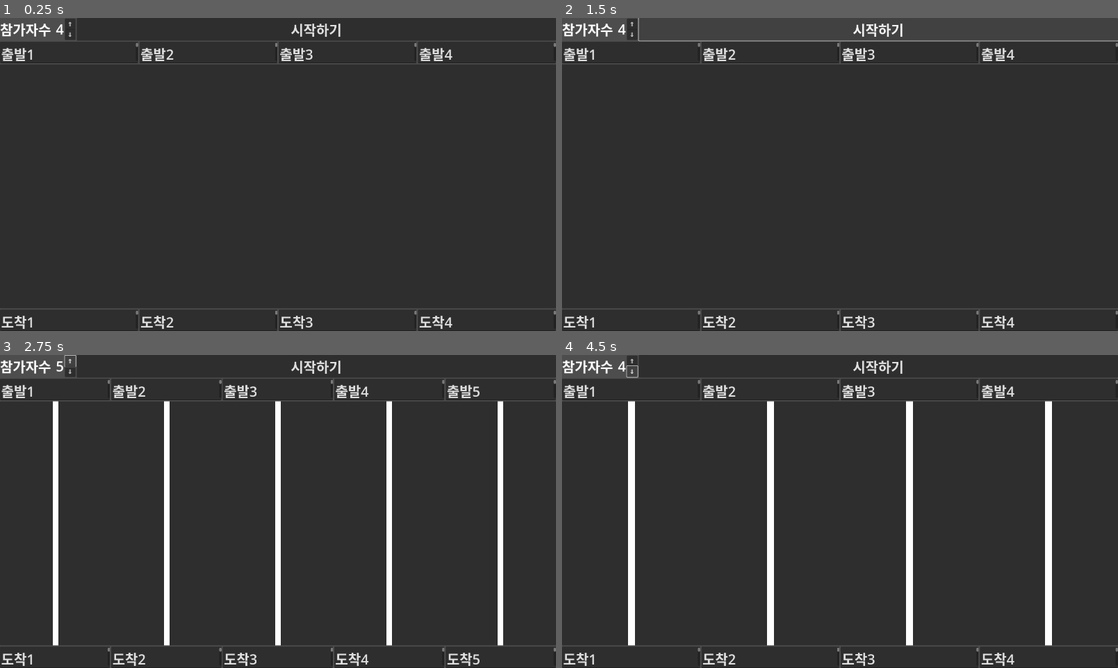
Above: before the commit, frames 1-4 (two rows, left to right).
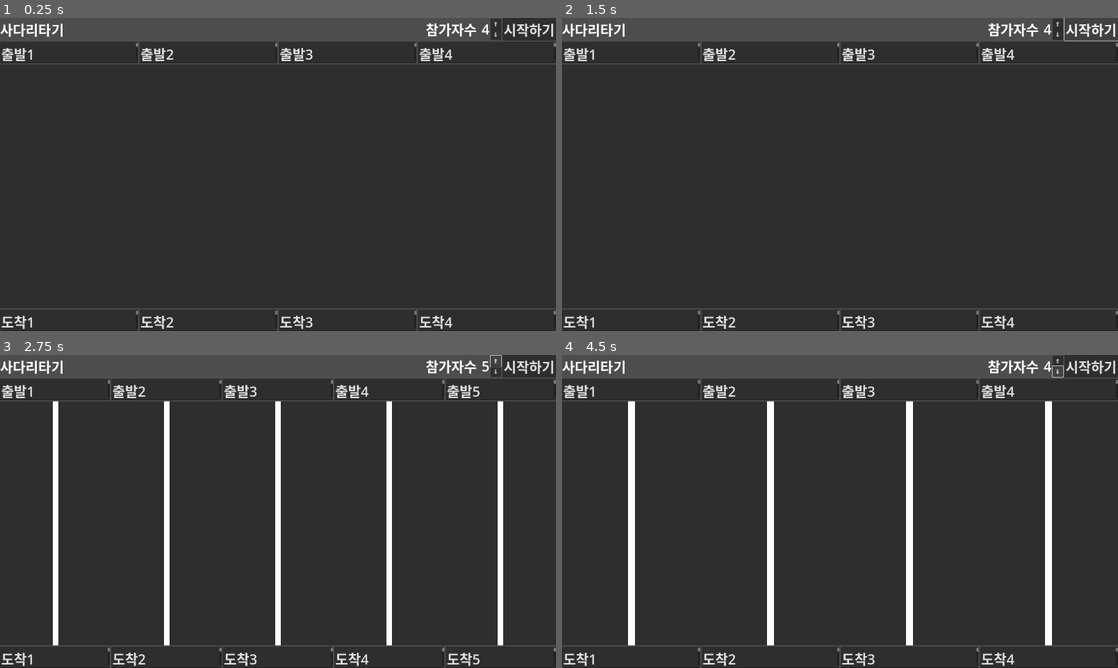
Above: after the commit, the same moments.

Repository: kasworld/gd4laddergame
Game: Godot game, scene res://사다리타기.tscn
Same seed, same stepped clock (60 frames per second), same inputs: the game is played once before the commit and once after it.
Inputs:
- Up to frame 1 (0.25 s): no input
- Up to frame 2 (1.5 s): click "시작하기" at 0.5 s; click "시작하기" at 1.25 s
- Up to frame 3 (2.75 s): click "⇑" at 2 s
- Up to frame 4 (4.5 s): click "⇓" at 2.75 s; click "⇑" at 3.5 s; click "⇓" at 4.25 s

The runs differ from the first frame. In frame 1, 5.8% of the frame differs, in the area x 0-100%, y 0-8%; in frame 2, 1.3%; in frame 3, 5.7%; in frame 4, 5.8%.

Commit message:
동적 글자크기

Diff:
--- a/사다리타기.gd
+++ b/사다리타기.gd
@@ -3,7 +3,8 @@
 @onready var 참가자수 = $"HBoxContainer/참가자수"
 
 func _ready() -> void:
-	참가자수.init(0,"참가자수 ",48)
+	var fsize = preload("res://사다리타기.tres").default_font_size
+	참가자수.init(0,"참가자수 ",fsize)
 	참가자수.set_limits(2,true,4,30,true)
 	$"참가자들".custom_minimum_size.y = 참가자수.size.y/2
 	$"도착지점들".custom_minimum_size.y = 참가자수.size.y/2
--- a/사다리타기.tscn
+++ b/사다리타기.tscn
@@ -15,13 +15,17 @@
 layout_mode = 2
 theme = ExtResource("2_x1kds")
 
+[node name="Label" type="Label" parent="HBoxContainer"]
+layout_mode = 2
+size_flags_horizontal = 3
+text = "사다리타기"
+
 [node name="참가자수" parent="HBoxContainer" instance=ExtResource("2_l0fvh")]
 layout_mode = 2
 theme = ExtResource("2_x1kds")
 
 [node name="시작단추" type="Button" parent="HBoxContainer"]
 layout_mode = 2
-size_flags_horizontal = 3
 text = "시작하기"
 
 [node name="참가자들" type="HBoxContainer" parent="."]
